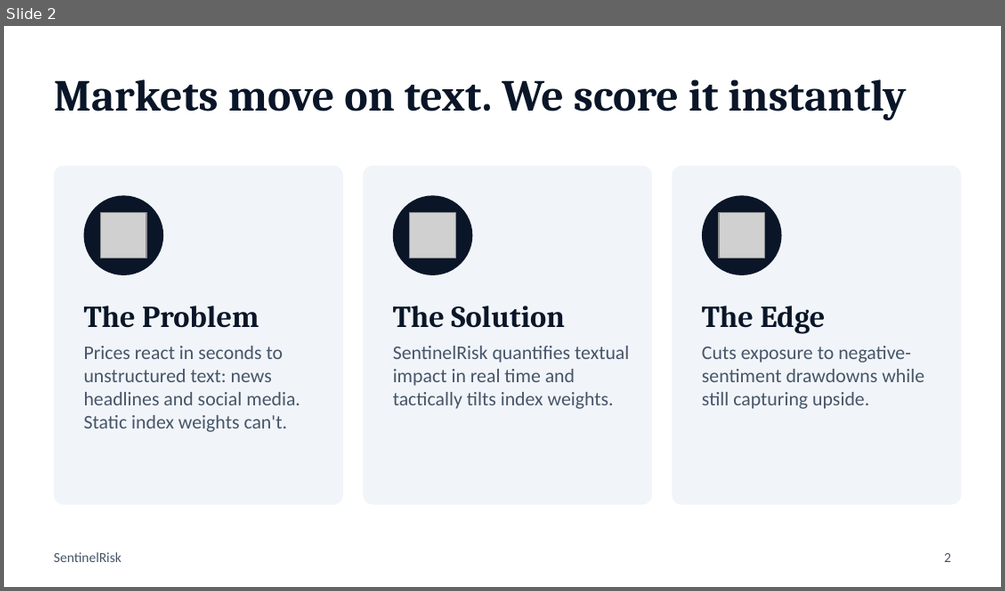
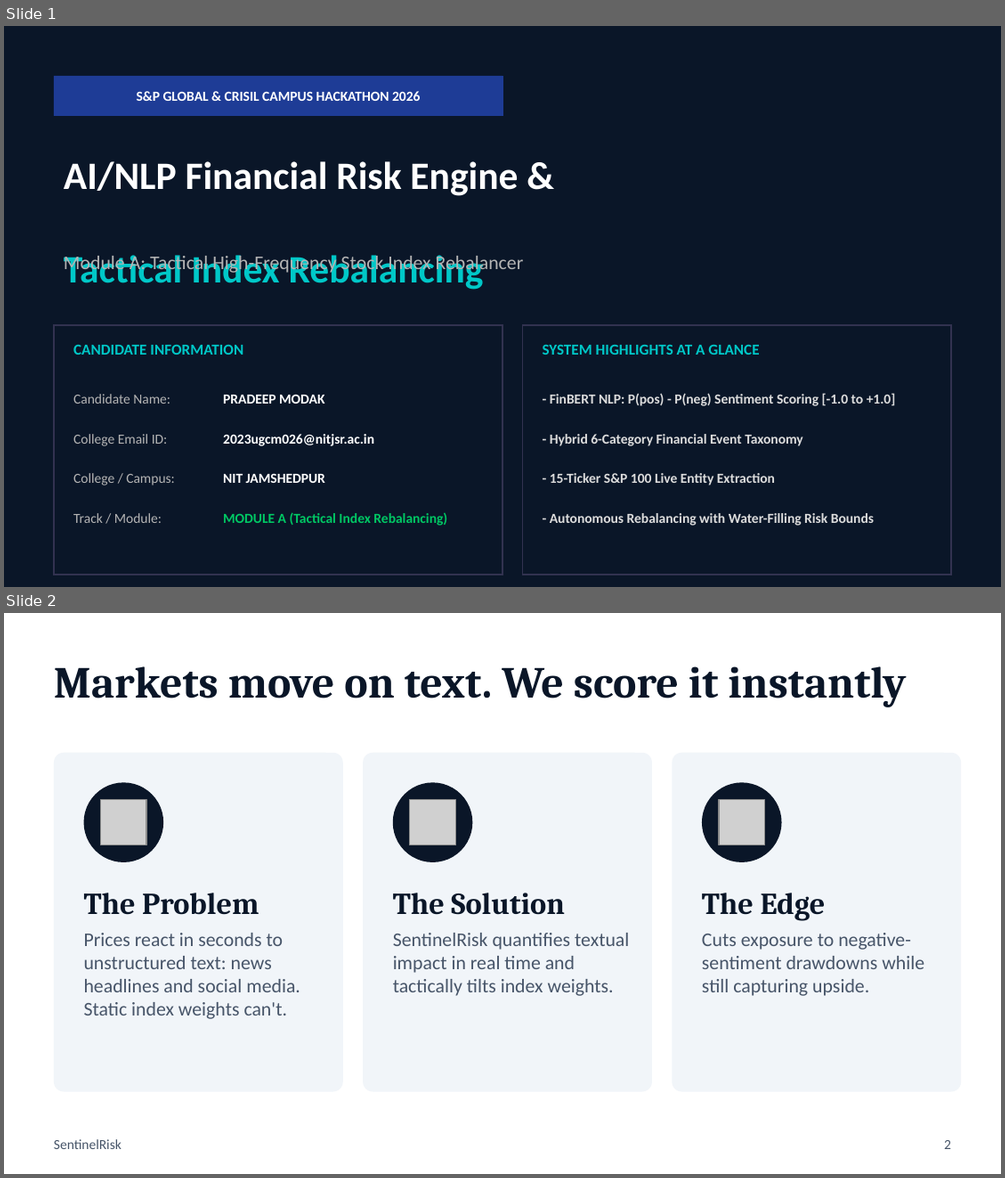
Before and after one commit to Pradeepmodak/-NIT-jamshedpur---Pradeep-Modak---code-to-connect-Hackathon---Finals-, a slide deck: docs/presentation.pptx. Shown one above the other, each under a label of ours: slide 2 before the commit, slides 1 and 2 after it. The pictures are 1005x591 and 1005x1178 pixels, drawn with LibreOffice and Linux fonts; fonts in the diff are those of the drawing; grey boxes stand for pictures. Boxes give left, top, right and bottom in pixels: in the first picture for what was removed or moved away, otherwise in the second. Text is boxed around its words. In the diff, an @@ line names an element or a change of style, - is before the commit and + after.

Commit message:
Update Slide 1 to match official Hackathon template

```diff
--- a/docs/presentation.pptx
+++ b/docs/presentation.pptx
@@ slide 1 added at [4, 26, 1001, 587], background #0A1628 @@
@@ rectangle added at [54, 76, 502, 116], fill #1E3C96, outline #1E3C96 0.5 pt, 10 pt, text #FFFFFF, bold @@
+S&P GLOBAL & CRISIL CAMPUS HACKATHON 2026
@@ text added at [64, 161, 518, 289], 28 pt, text #FFFFFF, bold @@
+AI/NLP Financial Risk Engine &
+Tactical Index Rebalancing
@@ text added at [64, 253, 524, 275], 14 pt, text #B4B4B4 @@
+Module A: Tactical High-Frequency Stock Index Rebalancer
@@ rectangle added at [54, 325, 502, 574], outline #323250 1 pt @@
@@ text added at [73, 345, 243, 354], 11 pt, text #00C8C8, bold @@
+CANDIDATE INFORMATION
@@ rectangle added at [522, 325, 951, 574], outline #323250 1 pt @@
@@ text added at [542, 345, 759, 354], 11 pt, text #00C8C8, bold @@
+SYSTEM HIGHLIGHTS AT A GLANCE
@@ text added at [73, 394, 170, 403], 10 pt, text #B4B4B4 @@
+Candidate Name:
@@ text added at [223, 394, 324, 403], 10 pt, text #FFFFFF, bold @@
+PRADEEP MODAK
@@ text added at [550, 393, 896, 406], 10 pt, text #DCDCDC, bold @@
+- FinBERT NLP: P(pos) - P(neg) Sentiment Scoring [-1.0 to +1.0]
@@ text added at [73, 434, 168, 446], 10 pt, text #B4B4B4 @@
+College Email ID:
@@ text added at [223, 434, 374, 446], 10 pt, text #FFFFFF, bold @@
+2023ugcm026@nitjsr.ac.in
@@ text added at [550, 434, 802, 446], 10 pt, text #DCDCDC, bold @@
+- Hybrid 6-Category Financial Event Taxonomy
@@ text added at [73, 473, 175, 485], 10 pt, text #B4B4B4 @@
+College / Campus:
@@ text added at [223, 473, 325, 483], 10 pt, text #FFFFFF, bold @@
+NIT JAMSHEDPUR
@@ text added at [550, 473, 775, 485], 10 pt, text #DCDCDC, bold @@
+- 15-Ticker S&P 100 Live Entity Extraction
@@ text added at [73, 513, 162, 523], 10 pt, text #B4B4B4 @@
+Track / Module:
@@ text added at [223, 512, 447, 525], 10 pt, text #00C864, bold @@
+MODULE A (Tactical Index Rebalancing)
@@ text added at [550, 513, 874, 525], 10 pt, text #DCDCDC, bold @@
+- Autonomous Rebalancing with Water-Filling Risk Bounds
```
Also in this commit, not shown: 1 slide changed, 1 slide removed.
